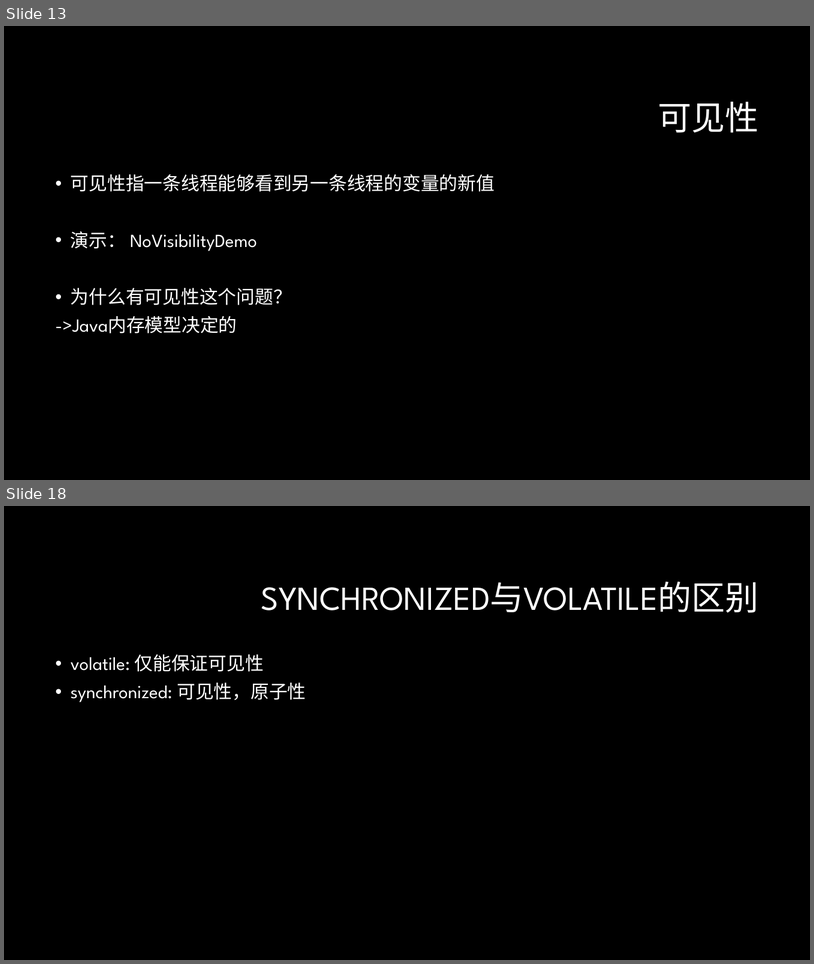
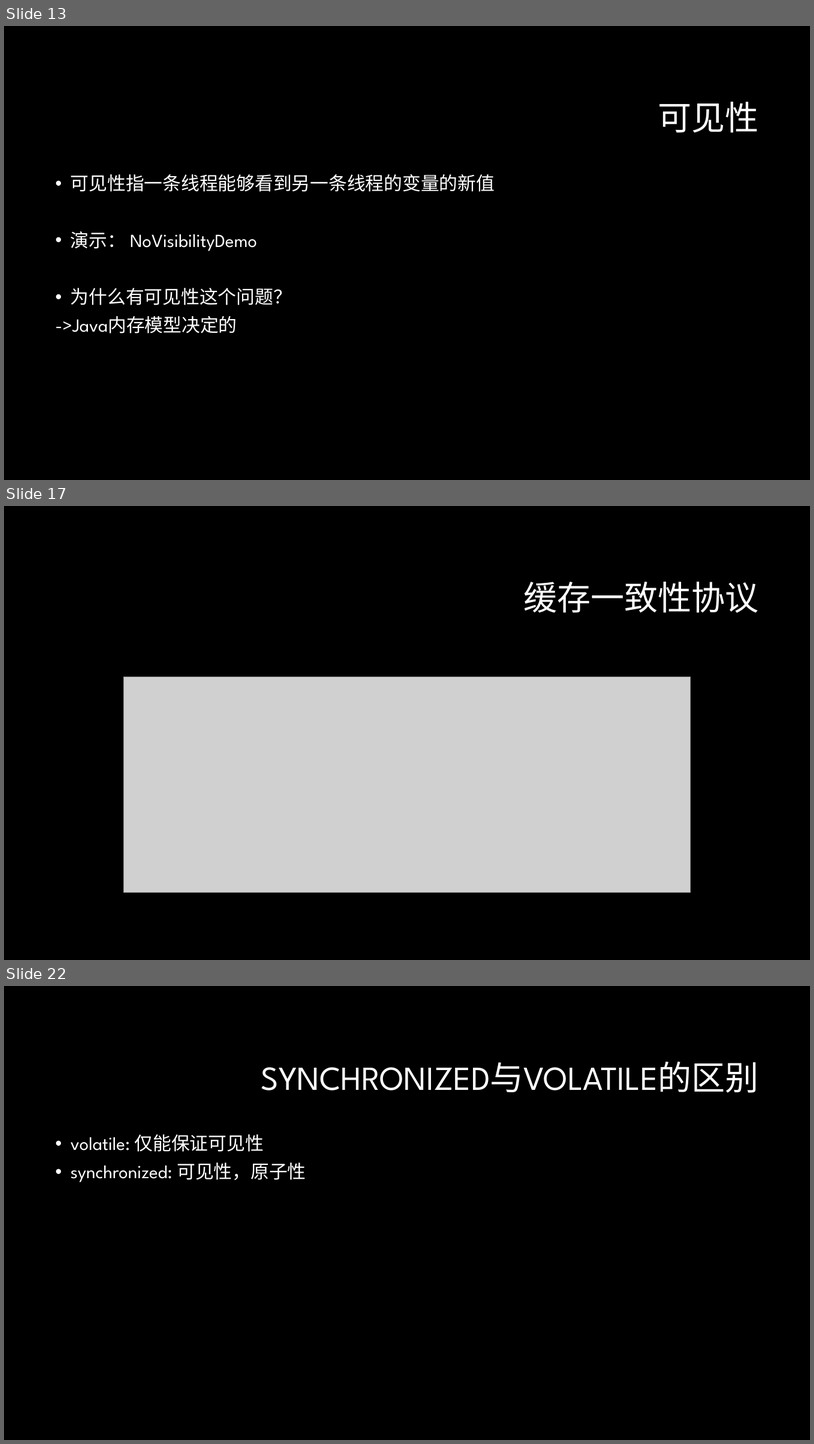
Before and after one commit to GerogeLeon/multithread_demo, a slide deck: JAVA并发编程.pptx. Shown one above the other, each under a label of ours: slides 13 and 18 before the commit, slides 13, 17 and 22 after it; the slides between them are not shown. The pictures are 814x964 and 814x1444 pixels, drawn with LibreOffice and Linux fonts; fonts in the diff are those of the drawing; grey boxes stand for pictures; background and template pictures are left out. Boxes give left, top, right and bottom in pixels: in the first picture for what was removed or moved away, otherwise in the second. Text is boxed around its words. In the diff, an @@ line names an element or a change of style, - is before the commit and + after.

```diff
--- a/JAVA并发编程.pptx
+++ b/JAVA并发编程.pptx
@@ slide 17 added at [4, 506, 810, 960], background #000000 @@
@@ title added at [524, 582, 759, 613], 40 pt, text #FFFFFF @@
+缓存一致性协议
@@ picture added at [124, 676, 691, 892] @@
@@ what was slide 18 is now slide 22 @@
```
Also in this commit, not shown: 7 slides changed, 4 other slides added, 4 other files.
